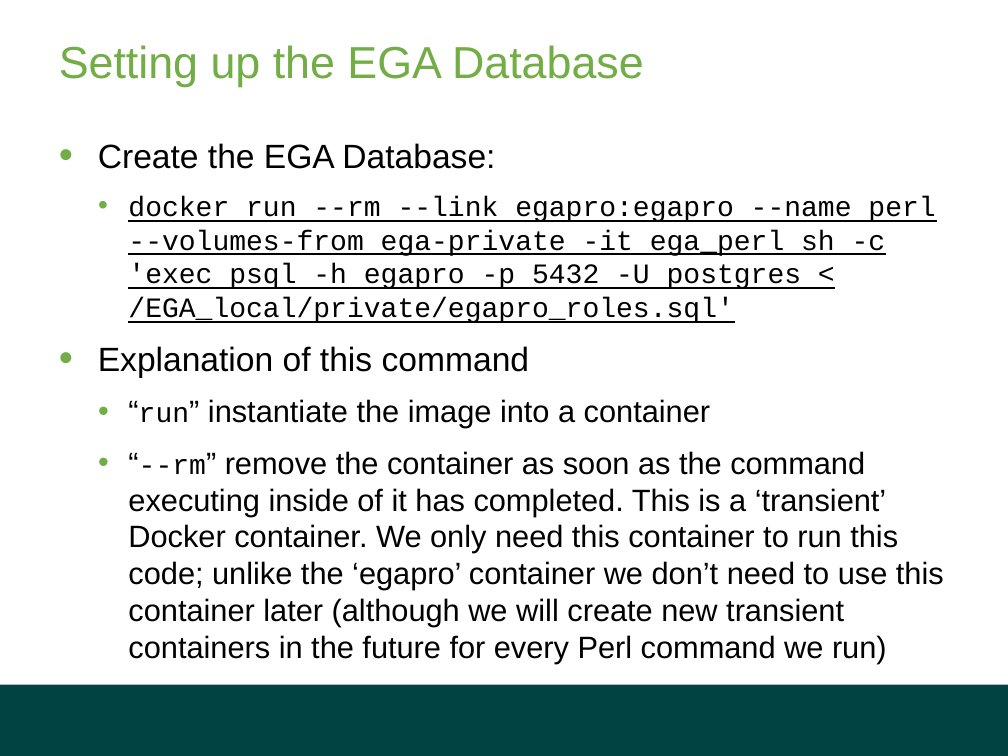
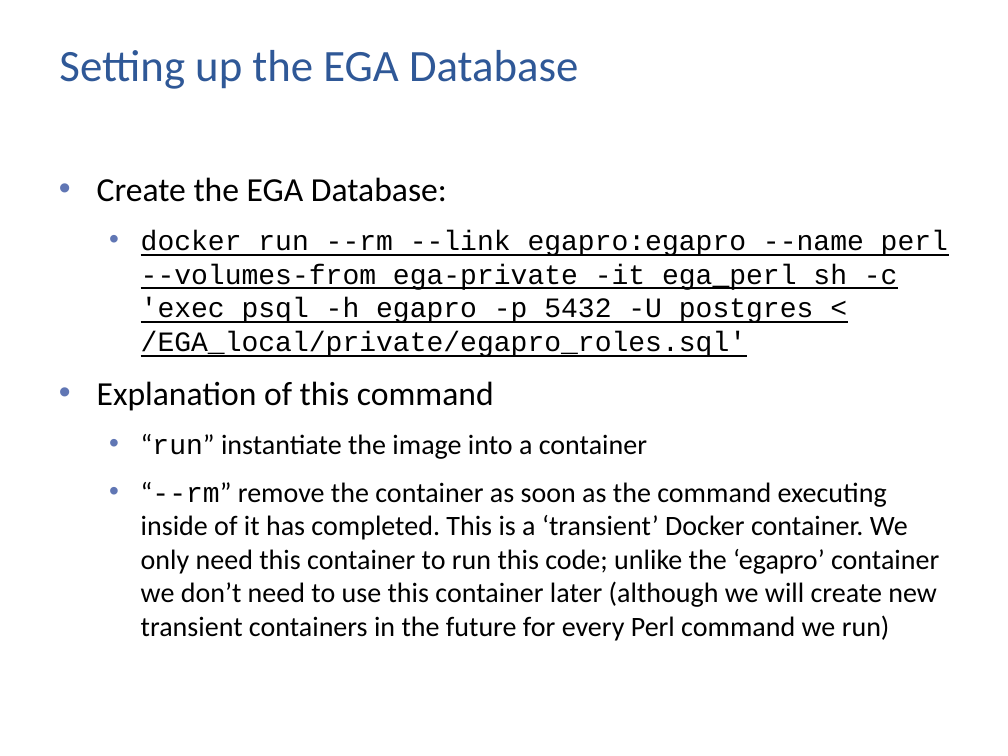
Before and after one commit to elixir-europe/human-data-local-ega, a slide deck: slide 23 of Local EGA Setup.pptx. Drawn at 1008x756 pixels with LibreOffice and Linux fonts; fonts in the diff are those of the drawing; background and template pictures are left out. Boxes give left, top, right and bottom in pixels: in the first picture for what was removed or moved away, otherwise in the second. Text is boxed around its words. In the diff, an @@ line names an element or a change of style, - is before the commit and + after.

```diff
--- a/Local EGA Setup.pptx
+++ b/Local EGA Setup.pptx
@@ title "Setting up the EGA Database" at (59, 50, 578, 89): font Arial to Calibri, text colour #72AD46 to #2F5897 @@
@@ text "Create the EGA Database:": place and size @@
-text "Create the EGA Database:" at (98, 143, 944, 664)
+text "Create the EGA Database:" at (97, 177, 948, 641)
@@ text "Create the EGA Database:" at (97, 177, 948, 641): font Arial to Calibri in "Create the EGA Database:", "Explanation of this command", "“run” instantiate the image into a container", "“--rm” remove the container as soon as ..."; size 22 to 20 pt in "“run” instantiate the image into a container", "“--rm” remove the container as soon as ..."; indent changed; bullet colour #72AD46 to #6076B4 @@
@@ rectangle removed at (0, 684, 1008, 756) @@
```
Also in this commit, not shown: 48 other slides changed.
